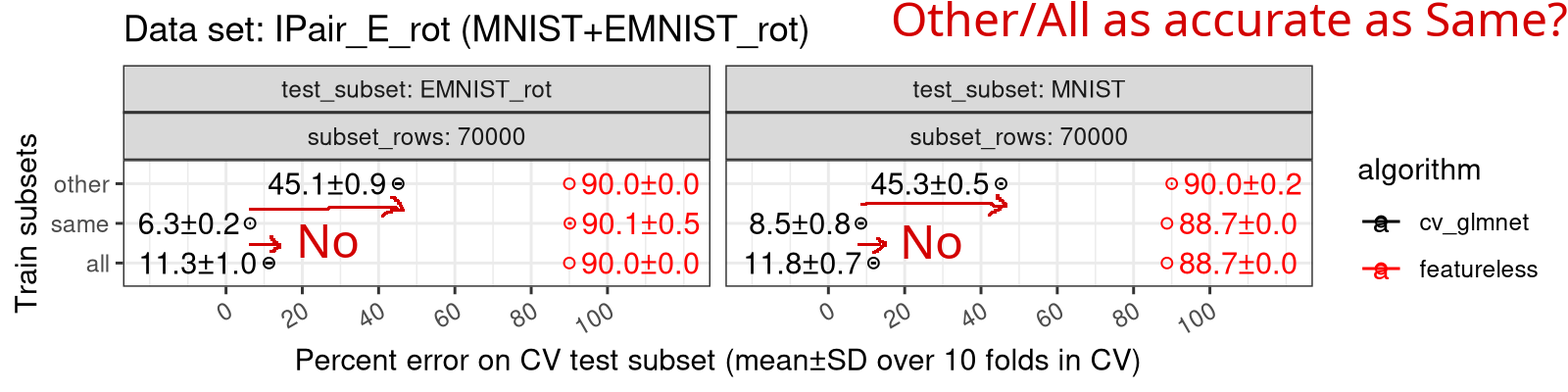
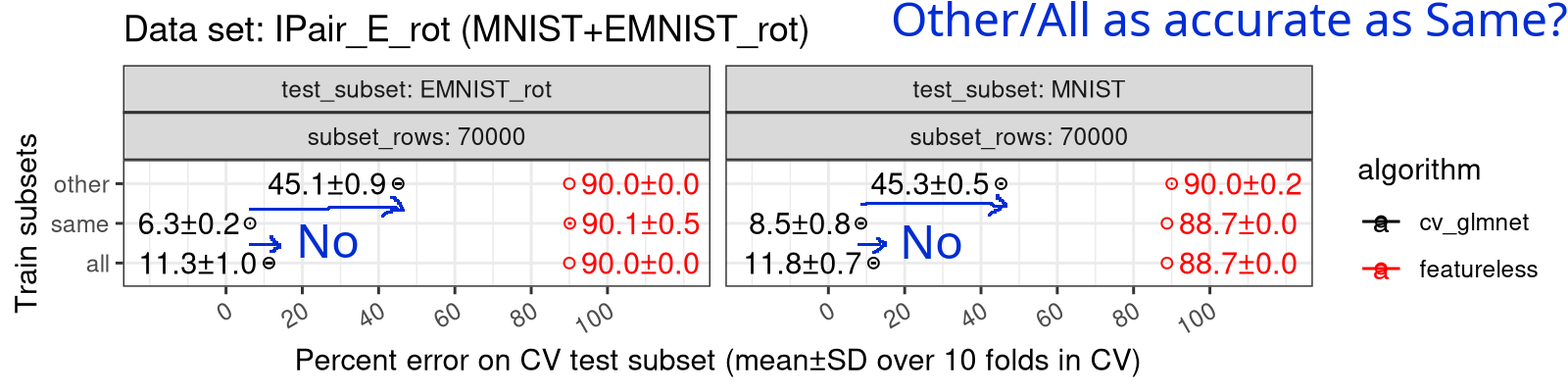
The second 1568x392 image is a revision of the first. Changes to its layers:
painted on "Other/All as accurate as Same?" over [892, 0, 1568, 37]
painted on "No #1" over [903, 225, 962, 259]
painted on "No" over [299, 224, 358, 258]
painted on "mask" over [248, 194, 1008, 254]
